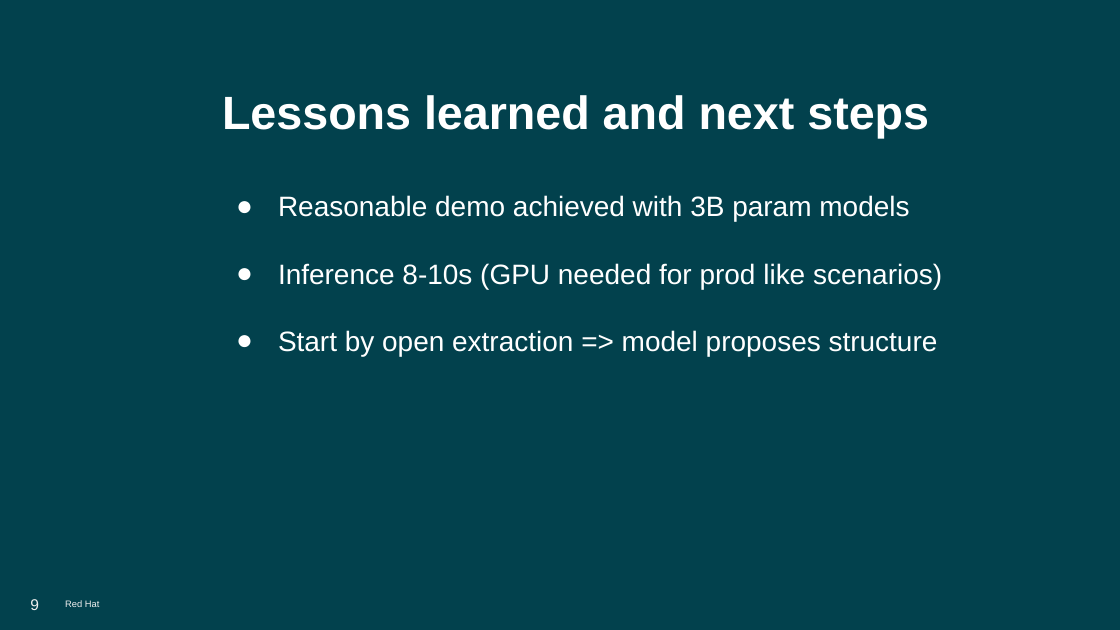
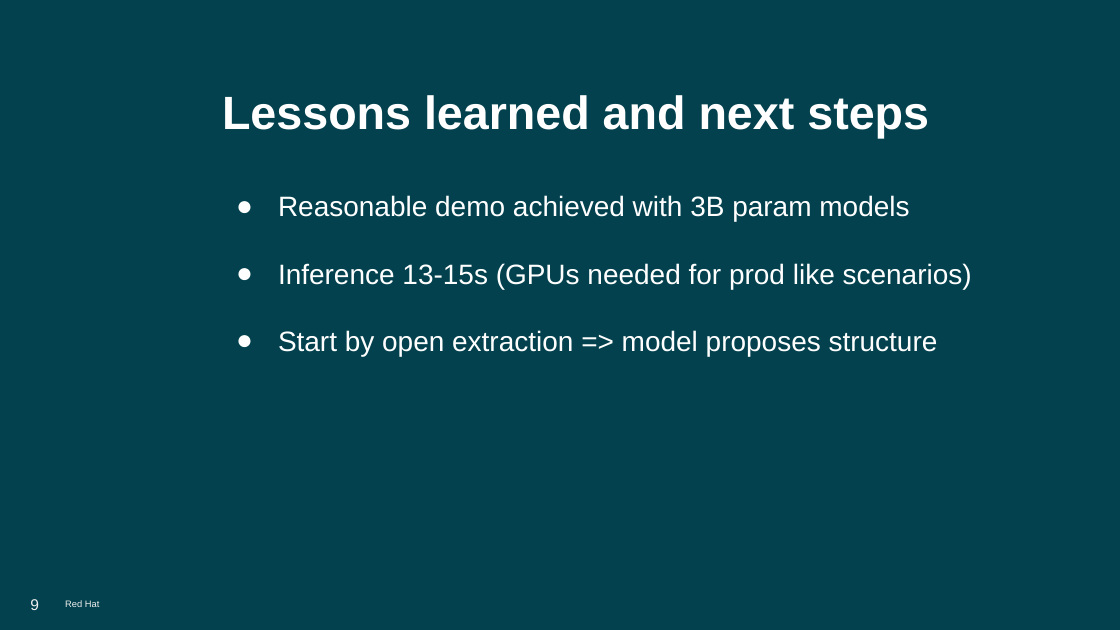
Before and after one commit to aldettinger/jcon-europe-2026, a slide deck: slide 9 of JCON Europe 2026.odp. Drawn at 1120x630 pixels with LibreOffice and Linux fonts; fonts in the diff are those of the drawing; background and template pictures are left out. Boxes give left, top, right and bottom in pixels: in the first picture for what was removed or moved away, otherwise in the second. Text is boxed around its words. In the diff, an @@ line names an element or a change of style, - is before the commit and + after.

```diff
--- a/JCON Europe 2026.odp
+++ b/JCON Europe 2026.odp
@@ text at [278, 263, 972, 289]: text changed @@
-● Inference 8-10s (GPU needed for prod like scenarios)
+● Inference 13-15s (GPUs needed for prod like scenarios)
```
Also in this commit, not shown: 1 other slide changed, 1 other file.
